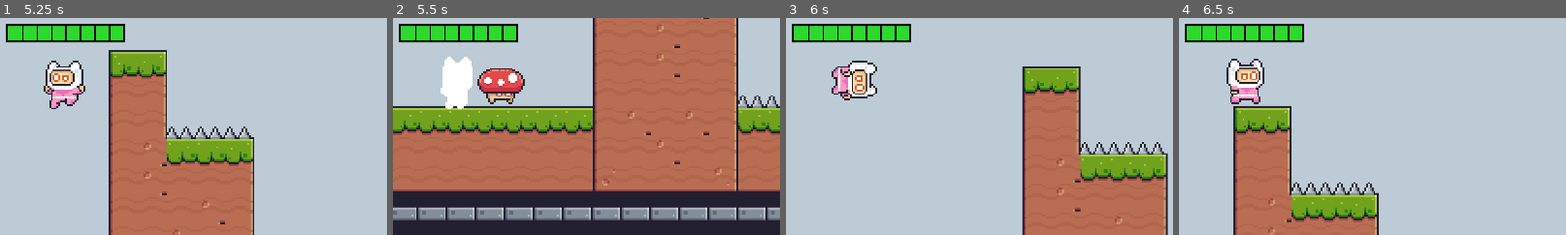
Above: before the commit, frames 1-4 (left to right).
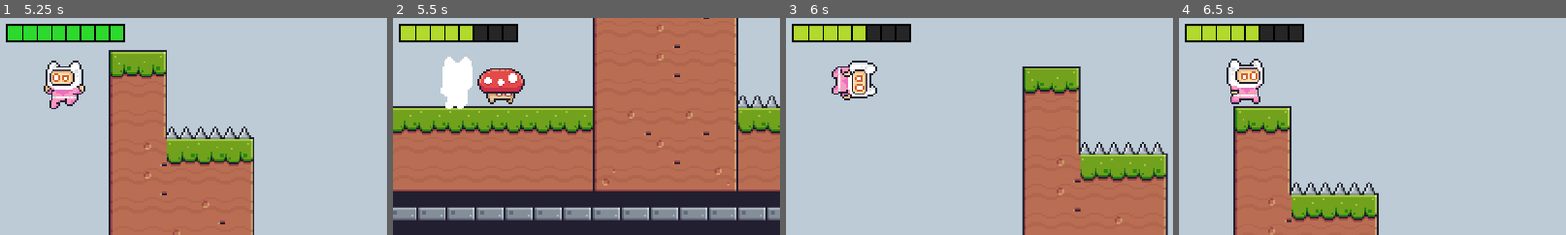
Above: after the commit, the same moments.

Repository: higginscameron/CSCI-4350-Project
Game: Godot game, scene res://scenes/main_menu_test.tscn
Same seed, same stepped clock (60 frames per second), same inputs: the game is played once before the commit and once after it. Sound files missing from this copy of the repository are replaced by a short silence.
Inputs:
- Up to frame 1 (5.25 s): click "Start" at 0.5 s; hold D (move_right) 1.28-2.78 s; tap Space (jump) at 1.35, 1.52, 1.82, 2.1, 2.27, 2.57, 2.85, 3.6, 3.77, 4.07, 4.35, 4.52, 4.82, 5.1 s; hold A (move_left) 2.78-3.53 s; hold D (move_right) 3.53-5.03 s; hold A (move_left) from 5.03 s (still down)
- Up to frame 2 (5.5 s): keep holding A (move_left); tap Space (jump) at 5.27 s
- Up to frame 3 (6 s): tap Space (jump) at 5.57, 5.85 s; release A (move_left) at 5.78 s; hold D (move_right) from 5.78 s (still down)
- Up to frame 4 (6.5 s): keep holding D (move_right)
The pictures show only the part of the screen within x 42-91%, y 36-86%; the shares and areas given below are measured in that part.

Frame 1 is identical in both runs. In frame 2, 1.8% of the frame differs, in the area x 2-32%, y 3-11%; in frame 3, 1.8%; in frame 4, 1.8%.

Commit message:
sfx added

Diff:
--- a/actors/enemies/bat/bat.gd
+++ b/actors/enemies/bat/bat.gd
@@ -7,6 +7,7 @@
 @export var horizontal_range: float = 64.0
 @export var vertical_range: float = 32.0
 @export var speed: float = 40.0
+
 ## Brief hover pause after reaching a waypoint before picking a new one.
 @export var retarget_pause: float = 0.4
 
@@ -15,10 +16,12 @@
 var _target: Vector2
 var _is_waiting = false
 
+
 func _ready() -> void:
 	add_to_group("enemies")
 	$AnimatedSprite2D.animation_finished.connect(_on_animation_finished)
 	$DetectionArea.body_entered.connect(_on_detection_area_body_entered)
+
 	_origin = global_position
 	_pick_new_target()
 	_play("flying")
@@ -30,12 +33,14 @@
 		return
 
 	var to_target = _target - global_position
+
 	if to_target.length() <= 2.0:
 		_wait_and_retarget()
 		return
 
 	velocity = to_target.normalized() * speed
 	move_and_slide()
+
 	$AnimatedSprite2D.flip_h = velocity.x < 0
 	_play("flying")
 
@@ -43,15 +48,22 @@
 func _wait_and_retarget() -> void:
 	_is_waiting = true
 	velocity = Vector2.ZERO
+
 	await get_tree().create_timer(retarget_pause).timeout
+
 	if is_dead or not is_inside_tree():
 		return
+
 	_pick_new_target()
 	_is_waiting = false
 
 
 func _pick_new_target() -> void:
-	var offset = Vector2(randf_range(-horizontal_range, horizontal_range), randf_range(-vertical_range, vertical_range))
+	var offset = Vector2(
+		randf_range(-horizontal_range, horizontal_range),
+		randf_range(-vertical_range, vertical_range)
+	)
+
 	_target = _origin + offset
 
 
@@ -78,7 +90,12 @@
 func _die(player: Node) -> void:
 	is_dead = true
 	velocity = Vector2.ZERO
+
 	$DetectionArea/CollisionShape2D.set_deferred("disabled", true)
 	$CollisionShape2D.set_deferred("disabled", true)
+
+	if player.has_method("play_stomp_sound"):
+		player.play_stomp_sound()
+
 	player.velocity.y = STOMP_BOUNCE
 	_play("hit")
--- a/actors/enemies/ghost/ghost.gd
+++ b/actors/enemies/ghost/ghost.gd
@@ -60,6 +60,7 @@
 	$CollisionShape2D.set_deferred("disabled", true)
 	$AnimatedSprite2D.play("desappear")
 	await $AnimatedSprite2D.animation_finished
+
 	if not is_dead:
 		$AnimatedSprite2D.visible = false
 
@@ -68,10 +69,13 @@
 	$AnimatedSprite2D.visible = true
 	$AnimatedSprite2D.play("appear")
 	await $AnimatedSprite2D.animation_finished
+
 	if is_dead:
 		return
+
 	$DetectionArea/CollisionShape2D.set_deferred("disabled", false)
 	$CollisionShape2D.set_deferred("disabled", false)
+
 	is_hidden = false
 	_play("idle")
 
@@ -99,7 +103,14 @@
 func _die(player: Node) -> void:
 	is_dead = true
 	velocity = Vector2.ZERO
+
 	$DetectionArea/CollisionShape2D.set_deferred("disabled", true)
 	$CollisionShape2D.set_deferred("disabled", true)
+
+	# Play the player's stomp sound
+	if player.has_method("play_stomp_sound"):
+		player.play_stomp_sound()
+
 	player.velocity.y = STOMP_BOUNCE
+
 	_play("hit")
--- a/actors/enemies/mushroom/mushroom.gd
+++ b/actors/enemies/mushroom/mushroom.gd
@@ -9,6 +9,7 @@
 @export var move_direction: float = -1.0
 
 var is_dead = false
+
 
 func _ready() -> void:
 	add_to_group("enemies")
@@ -41,7 +42,9 @@
 func _hazard_ahead() -> bool:
 	if not $HazardCheck.is_colliding():
 		return false
+
 	var collider = $HazardCheck.get_collider()
+
 	return collider != null and collider.is_in_group("hazards")
 
 
@@ -63,8 +66,13 @@
 func _die(player: Node) -> void:
 	is_dead = true
 	velocity = Vector2.ZERO
+
 	$DetectionArea/CollisionShape2D.set_deferred("disabled", true)
 	$CollisionShape2D.set_deferred("disabled", true)
+
+	if player.has_method("play_stomp_sound"):
+		player.play_stomp_sound()
+
 	player.velocity.y = STOMP_BOUNCE
 	_play("hit")
 
--- a/actors/enemies/plant/plant.gd
+++ b/actors/enemies/plant/plant.gd
@@ -12,6 +12,7 @@
 var player_in_range: Node = null
 var _fire_cooldown: float = 0.0
 var _bullet_fired_this_attack = false
+
 
 func _ready() -> void:
 	add_to_group("enemies")
@@ -31,11 +32,19 @@
 		_fire_cooldown -= delta
 
 	if player_in_range != null:
-		facing_direction = -1.0 if player_in_range.global_position.x < global_position.x else 1.0
+		facing_direction = (
+			-1.0
+			if player_in_range.global_position.x < global_position.x
+			else 1.0
+		)
 
 	$AnimatedSprite2D.flip_h = facing_direction > 0
 
-	if player_in_range != null and _fire_cooldown <= 0.0 and $AnimatedSprite2D.animation != "attack":
+	if (
+		player_in_range != null
+		and _fire_cooldown <= 0.0
+		and $AnimatedSprite2D.animation != "attack"
+	):
 		_attack()
 
 
@@ -46,7 +55,11 @@
 
 
 func _on_frame_changed() -> void:
-	if $AnimatedSprite2D.animation == "attack" and $AnimatedSprite2D.frame == LAUNCH_FRAME and not _bullet_fired_this_attack:
+	if (
+		$AnimatedSprite2D.animation == "attack"
+		and $AnimatedSprite2D.frame == LAUNCH_FRAME
+		and not _bullet_fired_this_attack
+	):
 		_bullet_fired_this_attack = true
 		_spawn_bullet()
 
@@ -54,8 +67,10 @@
 func _spawn_bullet() -> void:
 	if bullet_scene == null or player_in_range == null:
 		return
+
 	var bullet = bullet_scene.instantiate()
 	get_parent().add_child(bullet)
+
 	bullet.global_position = $Muzzle.global_position
 	bullet.direction = facing_direction
 
@@ -76,6 +91,7 @@
 func _on_detection_area_body_entered(body: Node) -> void:
 	if is_dead or not body.is_in_group("player"):
 		return
+
 	player_in_range = body
 
 
@@ -96,8 +112,13 @@
 	is_dead = true
 	player_in_range = null
 	velocity = Vector2.ZERO
+
 	$DetectionArea/CollisionShape2D.set_deferred("disabled", true)
 	$HitBox/CollisionShape2D.set_deferred("disabled", true)
 	$CollisionShape2D.set_deferred("disabled", true)
+
+	if player.has_method("play_stomp_sound"):
+		player.play_stomp_sound()
+
 	player.velocity.y = STOMP_BOUNCE
 	_play("hit")
--- a/actors/player/player.gd
+++ b/actors/player/player.gd
@@ -15,12 +15,19 @@
 
 @export var current_character: String = "Pink Man"
 
-var health = 20000
+@onready var walking_sfx: AudioStreamPlayer = $WalkingSFX
+@onready var jumping_sfx: AudioStreamPlayer = $JumpingSFX
+@onready var stomp_sfx: AudioStreamPlayer = $BiteTheCurbSFX
+@onready var death_sfx: AudioStreamPlayer = $DeathSFX
+@onready var hurt_sfx: AudioStreamPlayer = $HurtSFX
+
+var health = 3
 var is_hit = false
 var jump_count = 0
 var is_dying = false
 var is_wall_sliding = false
 
+
 func _ready() -> void:
 	add_to_group("player")
 	$AnimatedSprite2D.animation_finished.connect(_on_animation_finished)
@@ -30,7 +37,7 @@
 func _physics_process(delta: float) -> void:
 	var is_touching_wall = is_on_wall()
 
-	# Update wall slide state
+	# Update wall slide state.
 	if is_on_floor():
 		jump_count = 0
 		is_wall_sliding = false
@@ -39,38 +46,61 @@
 	else:
 		is_wall_sliding = false
 
-	# Apply gravity (reduced on wall slide)
+	# Apply gravity.
 	if is_wall_sliding:
 		velocity.y += WALL_SLIDE_GRAVITY * delta
 	else:
 		velocity.y += GRAVITY * delta
 
-	# Handle jumping
+	# Handle jumping.
 	if Input.is_action_just_pressed("jump"):
 		if is_on_floor():
-			# Ground jump
 			velocity.y = JUMP_VELOCITY
 			jump_count += 1
+			jumping_sfx.play()
+
 		elif is_touching_wall and not is_on_floor():
-			# Wall jump: push away from wall
 			velocity.y = JUMP_VELOCITY
+
 			var wall_normal = get_wall_normal()
 			velocity.x = wall_normal.x * SPEED
+
 			jump_count = 0
 			_play("wall_jump")
+			jumping_sfx.play()
+
 		elif jump_count < MAX_JUMPS:
-			# Air/double jump
 			velocity.y = JUMP_VELOCITY
 			jump_count += 1
+			jumping_sfx.play()
 
 	var direction = Input.get_axis("move_left", "move_right")
+
 	if direction != 0:
 		velocity.x = direction * SPEED
 	else:
 		velocity.x = move_toward(velocity.x, 0, SPEED)
 
 	move_and_slide()
+
+	_update_walking_sound(direction)
 	_update_animation(direction)
+
+
+func _update_walking_sound(direction: float) -> void:
+	var is_running := (
+		is_on_floor()
+		and direction != 0
+		and not is_hit
+		and not is_dying
+	)
+
+	if is_running:
+		if not walking_sfx.playing:
+			walking_sfx.play()
+	else:
+		if walking_sfx.playing:
+			walking_sfx.stop()
 
 
 func _update_animation(direction: float) -> void:
@@ -80,7 +110,7 @@
 	if direction != 0:
 		$AnimatedSprite2D.flip_h = direction < 0
 
-	# Only protect wall_jump animation while moving upward
+	# Protect the wall-jump animation while moving upward.
 	if $AnimatedSprite2D.animation == "wall_jump" and velocity.y < 0:
 		return
 
@@ -106,6 +136,7 @@
 	if not CHARACTER_FRAMES.has(character_name):
 		push_warning("Unknown character: %s" % character_name)
 		return
+
 	current_character = character_name
 	$AnimatedSprite2D.sprite_frames = CHARACTER_FRAMES[character_name]
 	$AnimatedSprite2D.play("idle")
@@ -116,15 +147,33 @@
 		return
 
 	health -= amount
-	is_hit = true
-	$AnimatedSprite2D.play("hit")
+
+	# Use the death sound instead of the hurt sound on the final hit.
 	if health <= 0:
 		die()
+		return
+
+	is_hit = true
+	walking_sfx.stop()
+
+	# Restart the hurt sound cleanly if the player is hit again quickly.
+	if hurt_sfx.playing:
+		hurt_sfx.stop()
+
+	hurt_sfx.play()
+	$AnimatedSprite2D.play("hit")
 
 
 func _on_animation_finished() -> void:
-	if $AnimatedSprite2D.animation == "hit":
+	if $AnimatedSprite2D.animation == "hit" and not is_dying:
 		is_hit = false
+
+
+func play_stomp_sound() -> void:
+	if stomp_sfx.playing:
+		stomp_sfx.stop()
+
+	stomp_sfx.play()
 
 
 func die() -> void:
@@ -132,22 +181,55 @@
 		return
 
 	is_dying = true
+	is_hit = true
+
+	walking_sfx.stop()
+	jumping_sfx.stop()
+	stomp_sfx.stop()
+	hurt_sfx.stop()
+
+	death_sfx.play()
+
 	$AnimatedSprite2D.play("hit")
 	velocity = Vector2.ZERO
 	set_physics_process(false)
 
 	var tween = create_tween()
-	tween.tween_property(self, "modulate", Color(1, 0.35, 0.35, 0.5), 0.2)
-	tween.tween_property(self, "modulate", Color(1, 1, 1, 0.1), 0.15)
-	tween.tween_callback(func():
-		modulate = Color(1, 1, 1, 1)
-		$AnimatedSprite2D.modulate = Color(1, 1, 1, 1)
-	)
+
+	tween.tween_property(
+		self,
+		"modulate",
+		Color(1, 0.35, 0.35, 0.5),
+		0.2
+	)
+
+	tween.tween_property(
+		self,
+		"modulate",
+		Color(1, 1, 1, 0.1),
+		0.15
+	)
+
+	tween.tween_callback(
+		func():
+			modulate = Color(1, 1, 1, 1)
+			$AnimatedSprite2D.modulate = Color(1, 1, 1, 1)
+	)
+
 	$AnimatedSprite2D.modulate = Color(1, 1, 1, 1)
+
 	await get_tree().create_timer(0.35).timeout
+
 	$AnimatedSprite2D.modulate = Color(1.4, 1.4, 1.4, 1.0)
+
 	await get_tree().create_timer(0.08).timeout
+
 	$AnimatedSprite2D.modulate = Color(1, 1, 1, 1)
+
 	await get_tree().create_timer(0.2).timeout
 
+	# Let the death sound finish before reloading.
+	if death_sfx.playing:
+		await death_sfx.finished
+
 	get_tree().reload_current_scene()
--- a/scenes/level_1.tscn
+++ b/scenes/level_1.tscn
@@ -5,9 +5,14 @@
 [ext_resource type="PackedScene" uid="uid://bs87mqtpc7ufg" path="res://actors/player/player.tscn" id="3_rus8k"]
 [ext_resource type="PackedScene" uid="uid://bwhnogy2vjr5a" path="res://actors/player/health/health_bar.tscn" id="4_4nkto"]
 [ext_resource type="Script" uid="uid://sg35pbwlo4ix" path="res://scenes/pause.gd" id="4_5xbjy"]
+[ext_resource type="AudioStream" uid="uid://ch6l5jidh8w0l" path="res://audio/squidward-walking-sound.mp3" id="5_so66j"]
 [ext_resource type="PackedScene" path="res://actors/traps/spikes.tscn" id="6_fcfvj"]
-[ext_resource type="PackedScene" path="res://actors/traps/saw.tscn" id="6_pa8r4"]
+[ext_resource type="PackedScene" uid="uid://gli5nttuh6g6" path="res://actors/traps/saw.tscn" id="6_pa8r4"]
+[ext_resource type="AudioStream" uid="uid://daaufb2yv6onp" path="res://audio/maro-jump-sound-effect_1.mp3" id="6_tr1x6"]
+[ext_resource type="AudioStream" uid="uid://bm15s0iog30nq" path="res://audio/slap-oh_LGvkhyt.mp3" id="7_d5akn"]
 [ext_resource type="Texture2D" uid="uid://decso2xd45w4n" path="res://assets/Menu/Buttons/Restart.png" id="8_go7sj"]
+[ext_resource type="AudioStream" uid="uid://cc101nes4k4d7" path="res://audio/you-are-trash.mp3" id="8_tr1x6"]
+[ext_resource type="AudioStream" uid="uid://bosa6r0fkvqf0" path="res://audio/my neck bro.mp3" id="9_d5akn"]
 [ext_resource type="AudioStream" uid="uid://dlq8rqravocnr" path="res://audio/LEGO Ninjago Overture (Original Score).mp3" id="10_music"]
 [ext_resource type="Texture2D" uid="uid://caj1enip18510" path="res://scenes/Background/Pause_Menu1.png" id="10_pausebg"]
 [ext_resource type="Texture2D" uid="uid://dn6je6th7mrkx" path="res://assets/Menu/Buttons/Play.png" id="10_playicon"]
@@ -340,6 +345,26 @@
 [node name="Camera2D" type="Camera2D" parent="Player" unique_id=375050667]
 zoom = Vector2(4.5, 4.5)
 
+[node name="WalkingSFX" type="AudioStreamPlayer" parent="Player" unique_id=402454430]
+stream = ExtResource("5_so66j")
+volume_db = 8.0
+
+[node name="JumpingSFX" type="AudioStreamPlayer" parent="Player" unique_id=1596846668]
+stream = ExtResource("6_tr1x6")
+volume_db = -18.0
+
+[node name="BiteTheCurbSFX" type="AudioStreamPlayer" parent="Player" unique_id=518133860]
+stream = ExtResource("7_d5akn")
+volume_db = 14.957
+
+[node name="DeathSFX" type="AudioStreamPlayer" parent="Player" unique_id=1040355828]
+stream = ExtResource("8_tr1x6")
+volume_db = 5.168
+
+[node name="HurtSFX" type="AudioStreamPlayer" parent="Player" unique_id=1828498080]
+stream = ExtResource("9_d5akn")
+volume_db = 6.46
+
 [node name="Mushroom" parent="." unique_id=714549181 instance=ExtResource("12_mushroom")]
 position = Vector2(300, 990)
 
--- a/scenes/main_menu_test.tscn
+++ b/scenes/main_menu_test.tscn
@@ -2,6 +2,7 @@
 
 [ext_resource type="Script" uid="uid://u5n6jin41614" path="res://scenes/MainMenu.gd" id="1"]
 [ext_resource type="Texture2D" uid="uid://bg3l1v75y4371" path="res://assets/Menu/Main Menu.png" id="2_brfhc"]
+[ext_resource type="AudioStream" uid="uid://dsumgocyigan3" path="res://audio/fairy-tail-ost-battle-epic-music-mix-ihl-50-k.mp3" id="3_vscqr"]
 
 [sub_resource type="StyleBoxFlat" id="StyleBoxFlat_vscqr"]
 bg_color = Color(0.004019165, 0.004019165, 0.004019165, 0)
@@ -124,3 +125,12 @@
 theme_override_font_sizes/font_size = 32
 theme_override_styles/normal = SubResource("StyleBoxFlat_wlbmf")
 text = "Quit"
+
+[node name="AnimatedSprite2D" type="AnimatedSprite2D" parent="." unique_id=556907136]
+
+[node name="AudioStreamPlayer" type="AudioStreamPlayer" parent="." unique_id=1597021750]
+stream = ExtResource("3_vscqr")
+volume_db = -15.0
+autoplay = true
+mix_target = 1
+parameters/looping = true
Not shown, added: audio/Thinking Music.mp3.import
Not shown, added: audio/fairy-tail-ost-battle-epic-music-mix-ihl-50-k.mp3.import
Not shown, added: audio/maro-jump-sound-effect_1.mp3.import
Not shown, added: audio/my neck bro.mp3.import
Not shown, added: audio/oh-im-hurt.mp3.import
Not shown, added: audio/slap-oh_LGvkhyt.mp3.import
Not shown, added: audio/squidward-walking-sound.mp3.import
Not shown, added: audio/you-are-trash.mp3.import
Not shown, added: audio/Thinking Music.mp3
Not shown, added: audio/fairy-tail-ost-battle-epic-music-mix-ihl-50-k.mp3
Not shown, added: audio/maro-jump-sound-effect_1.mp3
Not shown, added: audio/my neck bro.mp3
(and 4 more such lines)
